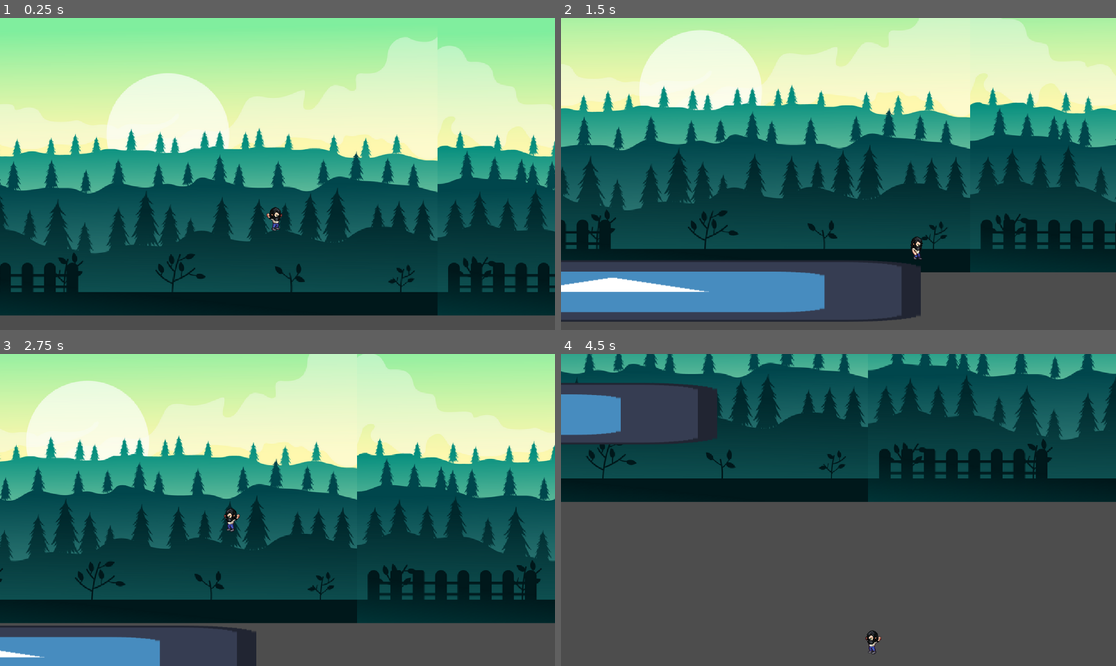
Above: before the commit, frames 1-4 (two rows, left to right).
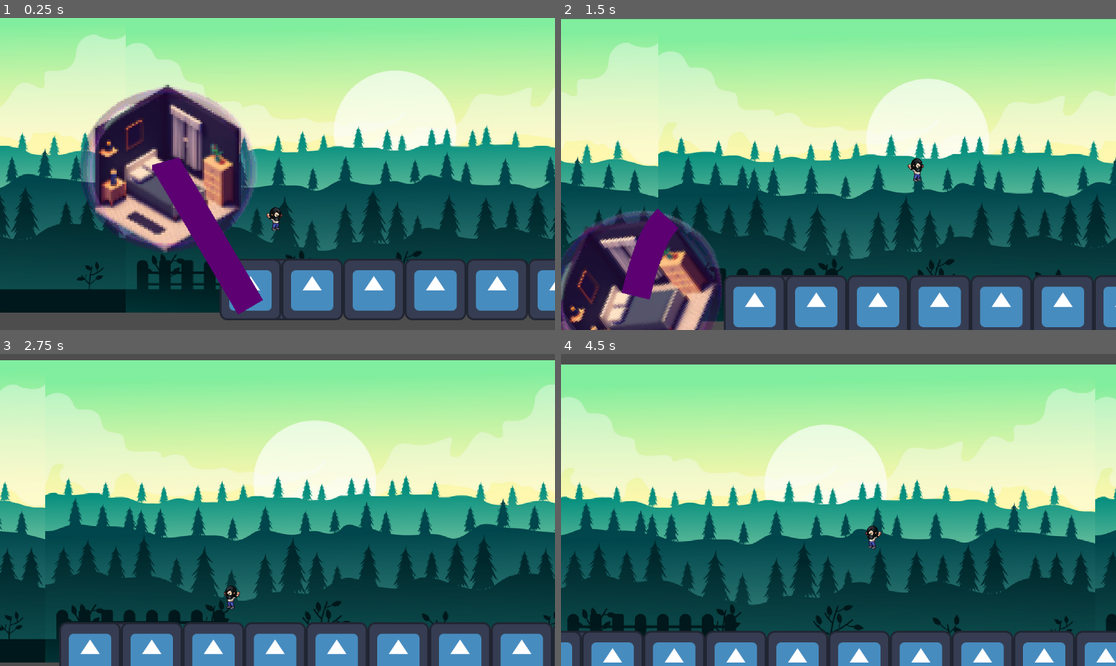
Above: after the commit, the same moments.

Repository: Narrop/Jame-Gam-17
Game: Godot game, scene res://Scenes/Levels/Level1.tscn
Two runs of this game, one before a commit and one after it. Both use one fixed random seed, a clock stepped at 60 frames per second and the inputs below. The engine's default icon, where the game draws it, is replaced by a stand-in: a white triangle on a blue panel in a dark square.
Inputs:
- Up to frame 1 (0.25 s): no input
- Up to frame 2 (1.5 s): tap Enter (ui_accept) at 0.5, 0.77 s; hold Right (ui_right) from 0.53 s (still down)
- Up to frame 3 (2.75 s): tap Enter (ui_accept) at 1.52 s; release Right (ui_right) at 2.03 s; hold Left (ui_left) from 2.03 s (still down)
- Up to frame 4 (4.5 s): release Left (ui_left) at 2.78 s; hold Right (ui_right) 2.78-4.28 s; tap Enter (ui_accept) at 3.02, 3.77 s; hold Left (ui_left) from 4.28 s (still down)

The runs differ from the first frame. In frame 1, 48% of the frame differs, in the area x 0-100%, y 5-97%; in frame 2, 79%; in frame 3, 78%; in frame 4, 96%, in the area x 0-100%, y 0-100%.

Commit message:
feat: simple ground generation

Diff:
--- a/Scenes/Actors/Player.gd
+++ b/Scenes/Actors/Player.gd
@@ -26,7 +26,6 @@
 	# Get the input direction and handle the movement/deceleration.
 	# As good practice, you should replace UI actions with custom gameplay actions.
 	var direction = Input.get_axis("ui_left", "ui_right")
-	print(direction)
 	if direction < 0:
 		sprite.play("Walking")
 		sprite.flip_h = true
--- /dev/null
+++ b/Scenes/Levels/Grounds/Ground.gd
@@ -0,0 +1,13 @@
+extends Sprite2D
+
+@onready var player = get_parent().get_parent().get_node("Player")
+
+func _ready():
+	pass
+
+
+func _process(delta):
+	# Delete the hidden ground
+	if global_position.distance_to(player.global_position) > 1000 and player.global_position.x > global_position.x:
+		queue_free()
+	pass
--- /dev/null
+++ b/Scenes/Levels/Grounds/Ground.tscn
@@ -0,0 +1,17 @@
+[gd_scene load_steps=4 format=3 uid="uid://b42aej1ww3h7u"]
+
+[ext_resource type="Script" path="res://Scenes/Levels/Grounds/Ground.gd" id="2_fpbg7"]
+[ext_resource type="Texture2D" uid="uid://b0m2bjkeopkag" path="res://icon.svg" id="2_vw1cj"]
+
+[sub_resource type="RectangleShape2D" id="RectangleShape2D_nqf4a"]
+size = Vector2(124.363, 136)
+
+[node name="Ground" type="Sprite2D"]
+texture = ExtResource("2_vw1cj")
+script = ExtResource("2_fpbg7")
+
+[node name="StaticBody2D" type="StaticBody2D" parent="."]
+
+[node name="CollisionShape2D" type="CollisionShape2D" parent="StaticBody2D"]
+position = Vector2(-0.181675, -4)
+shape = SubResource("RectangleShape2D_nqf4a")
--- a/Scenes/Levels/Level1.tscn
+++ b/Scenes/Levels/Level1.tscn
@@ -1,12 +1,10 @@
-[gd_scene load_steps=6 format=3 uid="uid://dkb3cumlejraj"]
+[gd_scene load_steps=6 format=3 uid="uid://d2acg1m43avb1"]
 
 [ext_resource type="Texture2D" uid="uid://jmwuk2aes7ip" path="res://Asset/background.png" id="1_q8rh6"]
+[ext_resource type="PackedScene" uid="uid://b42aej1ww3h7u" path="res://Scenes/Levels/Grounds/Ground.tscn" id="2_2ym4r"]
+[ext_resource type="PackedScene" uid="uid://bpookyle8p67r" path="res://Scenes/Levels/SpawnGround.tscn" id="2_hrjb1"]
 [ext_resource type="PackedScene" uid="uid://dn1wlpxm7cqai" path="res://Scenes/Actors/Rooms/Bedroom.tscn" id="2_sl6ss"]
 [ext_resource type="PackedScene" uid="uid://c4wbexkerntwa" path="res://Scenes/Actors/Player.tscn" id="3_2htcg"]
-[ext_resource type="Texture2D" uid="uid://b0m2bjkeopkag" path="res://icon.svg" id="3_bbgyi"]
-
-[sub_resource type="RectangleShape2D" id="RectangleShape2D_d1m1l"]
-size = Vector2(130, 128)
 
 [node name="Level1" type="Node2D"]
 position = Vector2(52, -37)
@@ -19,28 +17,21 @@
 
 [node name="Background" type="Sprite2D" parent="ParallaxBackground/ParallaxLayer"]
 texture_repeat = 2
-position = Vector2(-51, 259)
+position = Vector2(-51, 35)
 scale = Vector2(1.40807, 1.40807)
 texture = ExtResource("1_q8rh6")
 region_enabled = true
 region_rect = Rect2(0, 0, 3176, 446)
 
-[node name="Floor" type="StaticBody2D" parent="."]
-position = Vector2(596, 619)
-scale = Vector2(10, 1)
-metadata/_edit_group_ = true
+[node name="SpawnGround" parent="." instance=ExtResource("2_hrjb1")]
 
-[node name="Sprite2D" type="Sprite2D" parent="Floor"]
-texture = ExtResource("3_bbgyi")
-
-[node name="CollisionShape2D" type="CollisionShape2D" parent="Floor"]
-shape = SubResource("RectangleShape2D_d1m1l")
+[node name="Ground" parent="SpawnGround" instance=ExtResource("2_2ym4r")]
 
 [node name="Bedroom" parent="." instance=ExtResource("2_sl6ss")]
-position = Vector2(128, 78)
+position = Vector2(-226, -264)
 
 [node name="Player" parent="." instance=ExtResource("3_2htcg")]
-position = Vector2(943, 272)
+position = Vector2(0, -165)
 metadata/_edit_group_ = true
 
 [node name="Camera2D" type="Camera2D" parent="Player"]
--- /dev/null
+++ b/Scenes/Levels/SpawnGround.gd
@@ -0,0 +1,23 @@
+extends Node2D
+
+const GROUNDSPAWNER = preload("res://Scenes/Levels/Grounds/Ground.tscn")
+const GROUNDWIDTH = 128
+
+var spawn_position = global_position
+@onready var player = get_parent().get_node("Player")
+
+# Called every frame. 'delta' is the elapsed time since the previous frame.
+func _process(_delta):
+	print(spawn_position)
+	print(spawn_position.distance_to(player.global_position))
+	print('----------------------')
+	if spawn_position.distance_to(player.global_position) < 1000:
+			spawn_ground()
+	pass
+
+func spawn_ground():
+	var spawn_ground_instance = GROUNDSPAWNER.instantiate()
+	add_child(spawn_ground_instance)
+	print(spawn_position)
+	spawn_ground_instance.global_position.x = spawn_position.x
+	spawn_position.x += GROUNDWIDTH
--- /dev/null
+++ b/Scenes/Levels/SpawnGround.tscn
@@ -0,0 +1,6 @@
+[gd_scene load_steps=2 format=3 uid="uid://bpookyle8p67r"]
+
+[ext_resource type="Script" path="res://Scenes/Levels/SpawnGround.gd" id="1_sfgpr"]
+
+[node name="SpawnGround" type="Node2D"]
+script = ExtResource("1_sfgpr")
